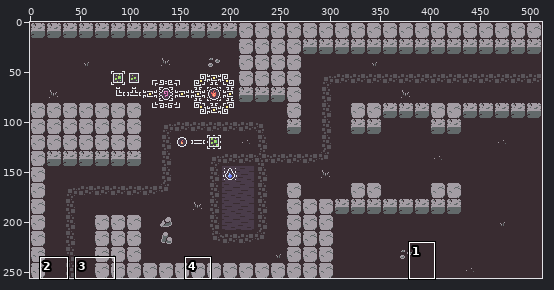
Pixel-art file, stored at assets/work_in_progress/rune_test.aseprite. The picture above shows the old version from afar; the outline marks the close-up.
Close-up. First the earlier version:
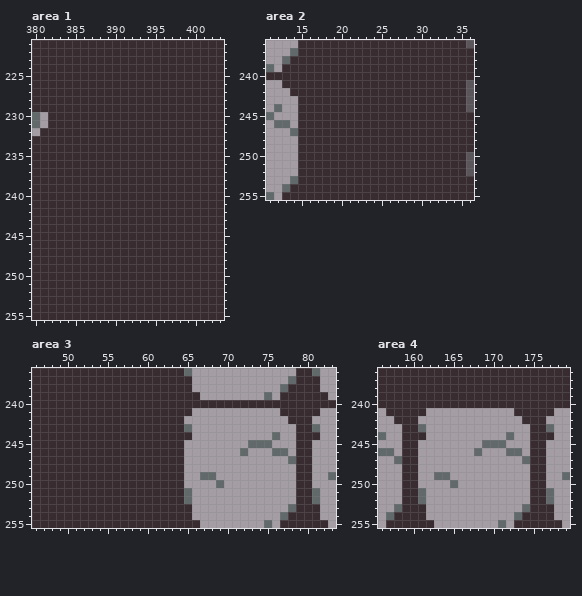
512x256 pixels, 1 frame. Shown: area 1: x 380..403, y 221..255; area 2: x 11..36, y 236..255; area 3: x 46..83, y 236..255; area 4: x 156..179, y 236..255. The commit also changed other parts of the picture, which this record leaves out.
Once edited:
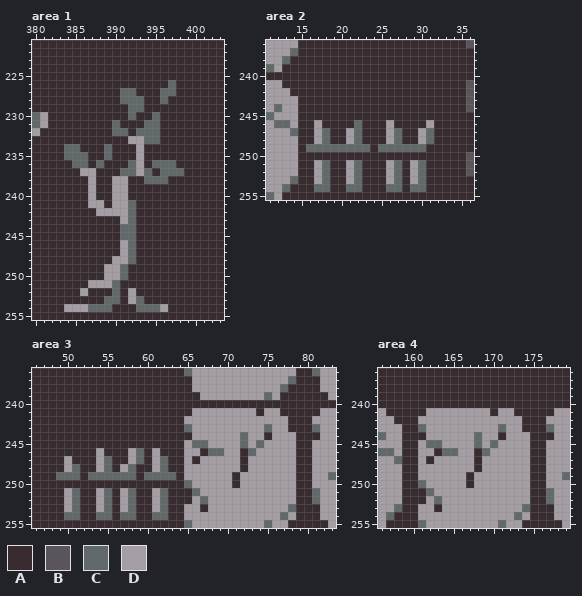
Palette (. is transparent): A #392c31  B #5a555a  C #62696a  D #a49da4
The exact change:
layer "background" added
Area 1, layer "Layer Copy":
y 226: x 397 A -> C
y 227: x 391..392 AA -> CC; x 396..397 AA -> CC
y 228: x 391..393 AAA -> CCC; x 396 A -> C
y 229: x 392..393 AA -> CC
y 230: x 392 A -> C; x 395 A -> C
y 231: x 390 A -> C; x 394..395 AA -> CC
y 232: x 390..391 AA -> CC; x 393..395 AAA -> CCC
y 233: x 392..395 AAAA -> DDCC
y 234: x 384..385 AA -> CC; x 389 A -> C; x 393 A -> D
y 235: x 384..386 AAA -> CCC; x 389 A -> C; x 393 A -> D
y 236: x 385..386 AA -> CC; x 388 A -> C; x 392..393 AA -> CD; x 395..397 AAA -> CCC
y 237: x 386..387 AA -> DD; x 391..394 AAAA -> CCDC; x 396..398 AAA -> CCC
y 238: x 387 A -> D; x 390..391 AA -> DD; x 394..396 AAA -> CCC
y 239..240: x 387 A -> D; x 390..391 AA -> DD
y 241: x 387..388 AA -> DD; x 390..392 AAA -> DDC
y 242: x 388..392 AAAAA -> DDDDC
y 243: x 391..392 AA -> DC
y 244..245: x 391..392 AA -> CC
y 246..247: x 391..392 AA -> DC
y 248: x 390..392 AAA -> DDC
y 249..250: x 389..391 AAA -> DDC
y 251: x 387..390 AAAA -> DDDC
y 252: x 386 A -> D; x 390 A -> C; x 392 A -> D
y 253: x 389..390 AA -> CC; x 392..393 AA -> DC
y 254: x 384..389 AAAAAA -> DDDCCC; x 393..396 AAAA -> CCCD
Area 2, layer "Layer Copy":
y 246: x 17 A -> D; x 22 A -> C; x 26 A -> D; x 31 A -> D
y 247..248: x 17..18 AA -> DC; x 21..22 AA -> DC; x 26..27 AA -> DC; x 30..31 AA -> DC
y 249: x 16..23 AAAAAAAA -> CCCCCCCC; x 25..30 AAAAAA -> CCCCCC
y 251..253: x 17..18 AA -> DC; x 21..22 AA -> DC; x 26..27 AA -> DC; x 29..30 AA -> DC
y 254: x 17..18 AA -> CC; x 21..22 AA -> CC; x 26..27 AA -> CC; x 29..30 AA -> CC
Area 3, layer "Layer Copy":
y 241: x 74 D -> A
y 243: x 75 D -> C; x 78 D -> A
y 244: x 72 D -> C; x 75..76 DC -> AD
y 245: x 66..67 DD -> CC; x 72..73 DC -> CD; x 75 C -> D
y 246: x 54 A -> D; x 58..59 AA -> DC; x 61 A -> D; x 67..69 DDD -> ACC; x 72..73 CD -> AC; x 76..77 CC -> DD
y 247: x 50 A -> D; x 54..55 AA -> DC; x 58..59 AA -> DC; x 61..62 AA -> DC; x 66 D -> A; x 72 D -> A; x 78 C -> D
y 248: x 50..51 AA -> DC; x 54..55 AA -> DC; x 57..58 AA -> DC; x 61..62 AA -> DC; x 72 D -> A
y 249: x 49..51 AAA -> CCC; x 53..58 AAAAAA -> CCCCCC; x 60..63 AAAA -> CCCC; x 67..68 CC -> DD; x 71 D -> A
y 250: x 65 D -> C; x 69 C -> D; x 71 D -> A
y 251: x 50..51 AA -> DC; x 54..55 AA -> DC; x 57..58 AA -> DC; x 61..62 AA -> DC; x 65..66 CD -> AC
y 252: x 50..51 AA -> DC; x 54..55 AA -> DC; x 57..58 AA -> DC; x 61..62 AA -> DC; x 65 C -> A; x 67 D -> C
y 253: x 50..51 AA -> DC; x 54..55 AA -> DC; x 57..58 AA -> DC; x 61..62 AA -> DC; x 65 A -> D; x 67 D -> A
y 254: x 50..51 AA -> CC; x 54..55 AA -> CC; x 57..58 AA -> CC; x 61..62 AA -> CC; x 65 A -> D; x 78 A -> D
y 255: x 65..66 AA -> CD; x 77 A -> D
Area 4, layer "Layer Copy":
y 241: x 170 D -> A
y 243: x 171 D -> C; x 174 D -> A
y 244: x 168 D -> C; x 171..172 DC -> AD
y 245: x 162..163 DD -> CC; x 168..169 DC -> CD; x 171 C -> D
y 246: x 163..165 DDD -> ACC; x 168..169 CD -> AC; x 172..173 CC -> DD
y 247: x 162 D -> A; x 168 D -> A; x 174 C -> D
y 248: x 168 D -> A
y 249: x 163..164 CC -> DD; x 167 D -> A
y 250: x 161 D -> C; x 165 C -> D; x 167 D -> A
y 251: x 161..162 CD -> AC
y 252: x 161 C -> A; x 163 D -> C
y 253: x 161 A -> D; x 163 D -> A
y 254: x 161 A -> D; x 174 A -> D
y 255: x 161..162 AA -> CD; x 173 A -> D
Pixel boxes of the changes (left, top, right, bottom) in both close-ups:
changed: (64, 80, 184, 312)
changed: (306, 120, 434, 192)
changed: (56, 408, 296, 528)
changed: (418, 408, 530, 528)
